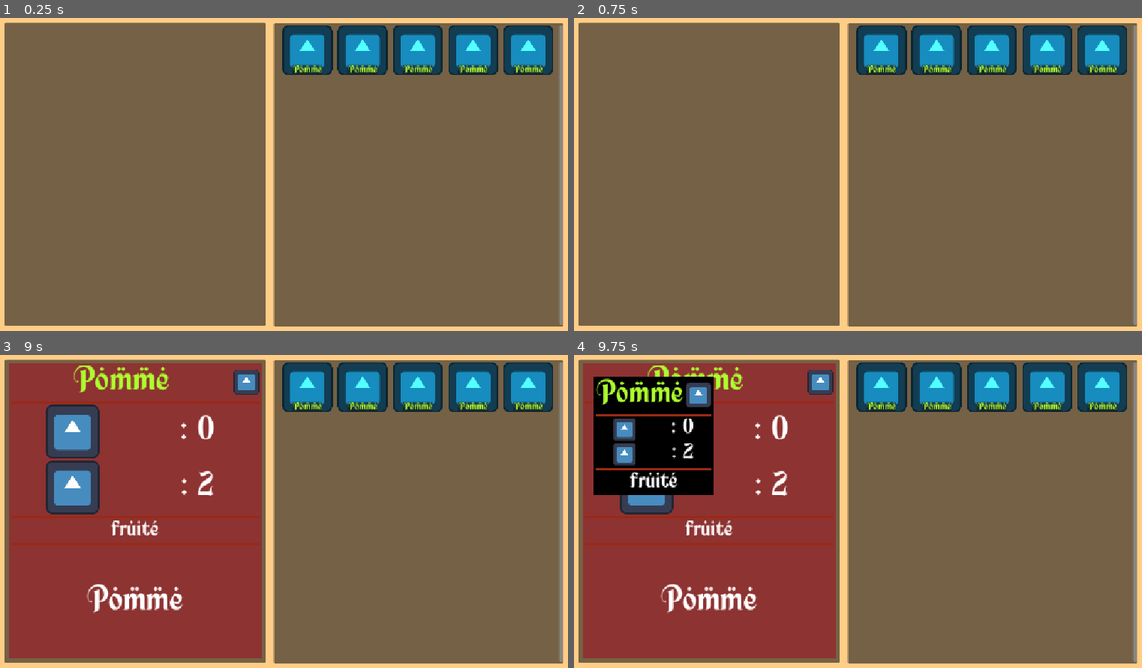
Above: before the commit, frames 1-4 (two rows, left to right).
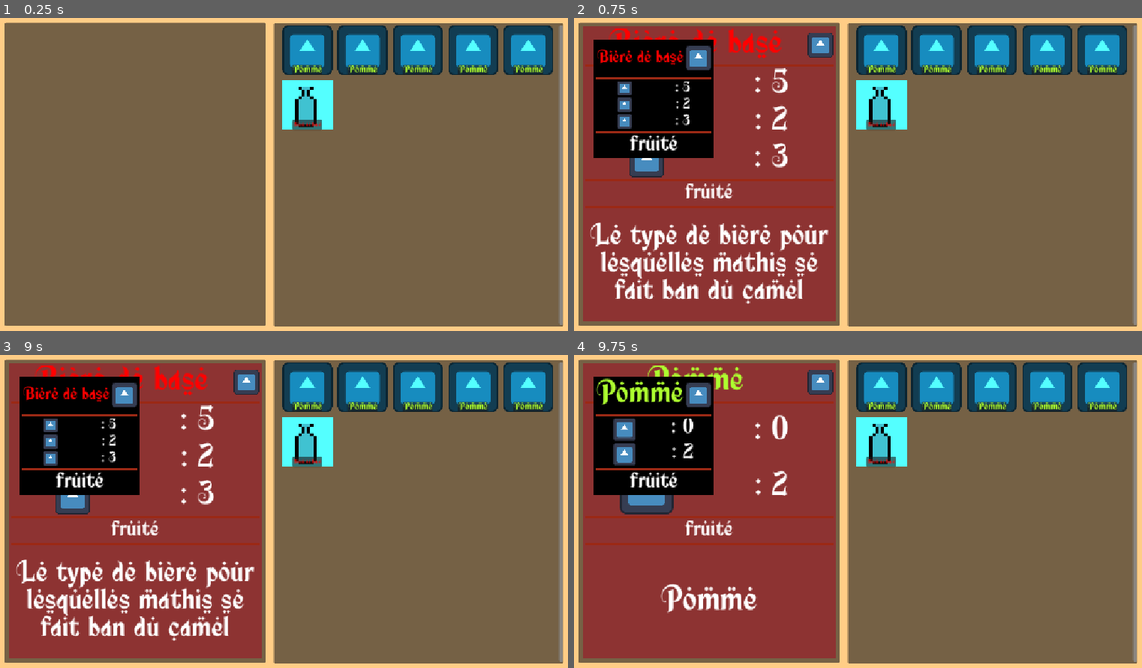
Above: after the commit, the same moments.

Repository: SeldonRubika/Jam-BeerStory
Game: Godot game, scene res://Scenes/MainStuff/main.tscn
Same seed, same stepped clock (60 frames per second), same inputs: the game is played once before the commit and once after it. The engine's default icon, where the game draws it, is replaced by a stand-in: a white triangle on a blue panel in a dark square.
Inputs (mouse positions are in pixels of both pictures, inside the frame that each line leads up to):
- Up to frame 1 (0.25 s): no input
- Up to frame 2 (0.75 s): click (880, 105) at 0.52 s
- Up to frame 3 (9 s): click (306, 386) at 1.25 s; click (363, 386) at 2 s; click (420, 386) at 2.75 s; click (471, 386) at 3.5 s; click (528, 386) at 4.25 s; click (306, 386) at 5 s; click (363, 386) at 5.75 s; click (420, 386) at 6.5 s; click (471, 386) at 7.25 s; click (528, 386) at 8 s; click (306, 442) at 8.77 s
- Up to frame 4 (9.75 s): click (880, 386) at 9.5 s

The runs differ from the first frame. In frame 1, 1.4% of the frame differs, in the area x 49-59%, y 19-36%; in frame 2, 43%, in the area x 1-59%, y 2-97%; in frame 3, 15%; in frame 4, 1.4%.

Commit message:
small fix

Diff:
--- a/Scenes/MainStuff/main.tscn
+++ b/Scenes/MainStuff/main.tscn
@@ -2,6 +2,7 @@
 
 [ext_resource type="PackedScene" uid="uid://c4spjnychilog" path="res://Scenes/Menu/main_menu.tscn" id="1_r0vd8"]
 [ext_resource type="PackedScene" uid="uid://fkjn5x638hlm" path="res://Scenes/ingredients/ingredient_base.tscn" id="2_ayn3u"]
+[ext_resource type="PackedScene" uid="uid://dkggdakosi2hr" path="res://Scenes/drinks/drink_base.tscn" id="3_5xgcf"]
 
 [node name="Main" type="Control" unique_id=1026774502]
 layout_mode = 3
@@ -100,3 +101,6 @@
 
 [node name="IngredientBase5" parent="Book/InventoryPage/Grid/ScrollContainer/GridContainer" unique_id=751933579 instance=ExtResource("2_ayn3u")]
 layout_mode = 2
+
+[node name="DrinkBase" parent="Book/InventoryPage/Grid/ScrollContainer/GridContainer" unique_id=840213197 instance=ExtResource("3_5xgcf")]
+layout_mode = 2
--- a/Scenes/drinks/drink_base.tscn
+++ b/Scenes/drinks/drink_base.tscn
@@ -31,7 +31,6 @@
 grow_vertical = 2
 flat = true
 script = ExtResource("1_k53du")
-resource = null
 name_label = NodePath("Panel/NameLabel")
 drink_icon = NodePath("DrinkIcon")
 hover = NodePath("Hover")
@@ -99,6 +98,7 @@
 metadata/_custom_type_script = "uid://leehmvr1x5lu"
 
 [node name="Hover" type="Panel" parent="." unique_id=408262248]
+visible = false
 top_level = true
 visibility_layer = 2
 z_index = 1
@@ -278,6 +278,7 @@
 metadata/_custom_type_script = "uid://leehmvr1x5lu"
 
 [node name="Focus" type="Panel" parent="." unique_id=1564406953]
+visible = false
 top_level = true
 visibility_layer = 2
 layout_mode = 1
